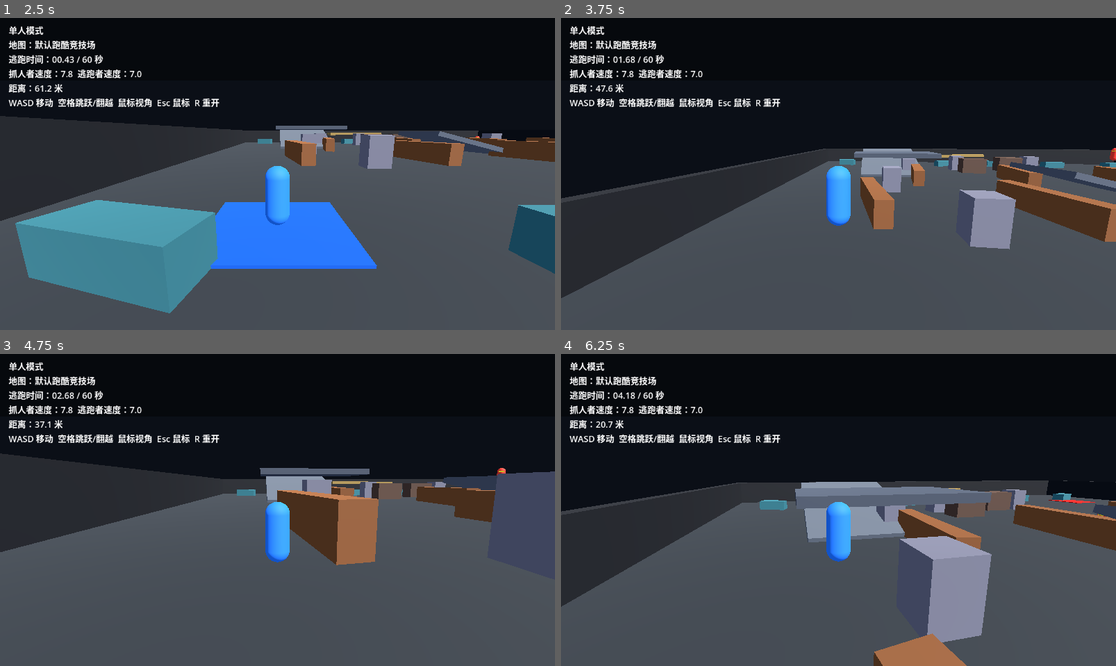
Above: before the commit, frames 1-4 (two rows, left to right).
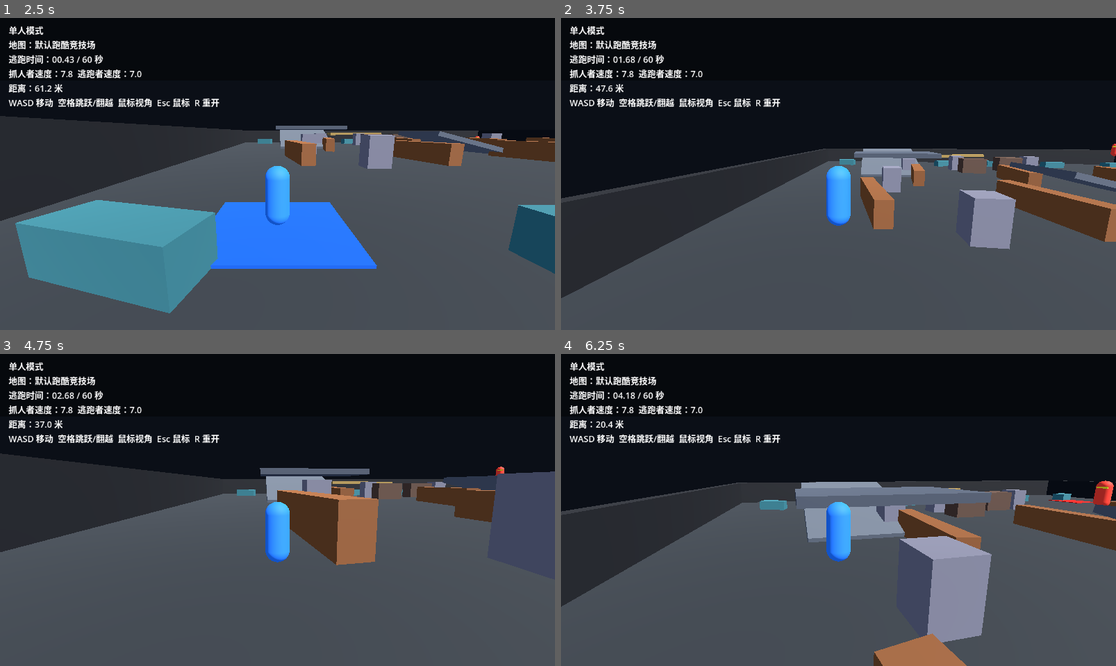
Above: after the commit, the same moments.

Repository: Kevin114514/ParkourTagGodot
Game: Godot game, scene res://scenes/main.tscn
The game is run twice, just before and just after one commit, with the same random seed, the same clock (stepped at 60 frames per second) and the same inputs.
Inputs (mouse positions are in pixels of both pictures, inside the frame that each line leads up to):
- Up to frame 1 (2.5 s): click "选择官方地图" at 0.5 s; click "使用选中地图" at 1.25 s; click "单人模式：逃跑者 VS AI 抓人者" at 2 s
- Up to frame 2 (3.75 s): tap Enter at 2.75 s; move the mouse to (866, 174) at 2.77 s; hold W (move_forward) from 2.78 s (still down); tap Space (jump) at 2.85, 3.02, 3.32, 3.6 s; move the mouse to (810, 174) at 3.52 s
- Up to frame 3 (4.75 s): keep holding W (move_forward); tap Space (jump) at 3.77, 4.07, 4.35 s; move the mouse to (288, 503) at 4.27 s
- Up to frame 4 (6.25 s): keep holding W (move_forward); move the mouse to (832, 516) at 5.02 s; tap Space (jump) at 5.1, 5.27, 5.57, 5.85, 6.02 s; move the mouse to (877, 513) at 5.77 s

Frame 1 is identical in both runs. In frame 2, less than 0.1% of the frame differs, in the area x 98-100%, y 40-46%; in frame 3, less than 0.1%; in frame 4, 0.2%, in the area x 8-100%, y 21-53%.

Commit message:
xqw kawaii

Diff:
--- a/scripts/network_actor.gd
+++ b/scripts/network_actor.gd
@@ -37,7 +37,7 @@
 	floor_snap_length = 0.45
 	if role == "tagger":
 		move_speed = 7.8
-		jump_velocity = 7.4
+		jump_velocity = 8.0
 		acceleration = 24.0
 	else:
 		move_speed = 7.0
--- a/scripts/tagger.gd
+++ b/scripts/tagger.gd
@@ -3,17 +3,15 @@
 var target: Node3D
 var chase_speed := 7.8
 var acceleration := 22.0
-var jump_velocity := 7.4
+var jump_velocity := 8.0
 var gravity := ProjectSettings.get_setting("physics/3d/default_gravity") as float
 var is_active := true
-const MAX_UPWARD_VELOCITY := 7.4
-const JUMP_COOLDOWN := 0.42
 
 var avoid_sign := 1.0
 var avoid_timer := 0.0
 var stuck_timer := 0.0
 var last_position := Vector3.ZERO
-var jump_cooldown := 0.0
+var ledge_snap_cooldown := 0.0
 var descent_dir := Vector3.ZERO
 var descent_repath_timer := 0.0
 var spawn_position := Vector3.ZERO
@@ -23,9 +21,9 @@
 	collision_layer = 4
 	collision_mask = 1
 	floor_max_angle = deg_to_rad(50.0)
-	spawn_position = global_position
 	floor_snap_length = 0.45
 	avoid_sign = 1.0 if randf() > 0.5 else -1.0
+	spawn_position = global_position
 	last_position = global_position
 	_build_body()
 
@@ -33,9 +31,7 @@
 	if global_position.y < VOID_Y:
 		_respawn()
 
-	jump_cooldown = maxf(jump_cooldown - delta, 0.0)
-	if velocity.y > MAX_UPWARD_VELOCITY:
-		velocity.y = MAX_UPWARD_VELOCITY
+	ledge_snap_cooldown = maxf(ledge_snap_cooldown - delta, 0.0)
 	if not is_active or target == null:
 		velocity.x = move_toward(velocity.x, 0.0, acceleration * delta)
 		velocity.z = move_toward(velocity.z, 0.0, acceleration * delta)
@@ -83,12 +79,13 @@
 		elif blocked or stuck_timer > 0.28 or flat_distance < 2.2:
 			if _try_climb_ledge(move_dir, vertical_gap):
 				stuck_timer = 0.0
-			elif _request_jump(jump_velocity):
-				stuck_timer = 0.0
+			elif is_on_floor():
+				velocity.y = maxf(velocity.y, jump_velocity)
 		else:
 			stuck_timer = 0.0
 	elif blocked or stuck_timer > 0.45:
-		_request_jump(jump_velocity)
+		if is_on_floor():
+			velocity.y = jump_velocity
 		var side := Vector3(-move_dir.z, 0.0, move_dir.x) * avoid_sign
 		if side.length_squared() < 0.01:
 			side = Vector3(avoid_sign, 0.0, 0.0)
@@ -97,8 +94,6 @@
 		stuck_timer = 0.0
 
 	_apply_gravity(delta)
-	if velocity.y > MAX_UPWARD_VELOCITY:
-		velocity.y = MAX_UPWARD_VELOCITY
 	velocity.x = move_toward(velocity.x, move_dir.x * chase_speed, acceleration * delta)
 	velocity.z = move_toward(velocity.z, move_dir.z * chase_speed, acceleration * delta)
 
@@ -111,7 +106,6 @@
 	global_position = spawn_position
 	velocity = Vector3.ZERO
 	stuck_timer = 0.0
-	jump_cooldown = 0.0
 	descent_dir = Vector3.ZERO
 	descent_repath_timer = 0.0
 	last_position = global_position
@@ -204,20 +198,13 @@
 		away = global_transform.basis.z
 	return away.normalized()
 
-func _request_jump(strength: float) -> bool:
-	if not is_on_floor() or jump_cooldown > 0.0:
-		return false
-	velocity.y = clampf(maxf(velocity.y, strength), 0.0, MAX_UPWARD_VELOCITY)
-	jump_cooldown = JUMP_COOLDOWN
-	return true
-
 func _try_climb_ledge(dir: Vector3, vertical_gap: float) -> bool:
-	if dir.length_squared() < 0.01 or not is_on_floor() or jump_cooldown > 0.0:
+	if dir.length_squared() < 0.01:
 		return false
 
 	dir = dir.normalized()
 	var space := get_world_3d().direct_space_state
-	var highest_allowed: float = target.global_position.y + 0.45
+	var highest_allowed: float = target.global_position.y + 0.55
 	var probe_distances := PackedFloat32Array([0.65, 1.05, 1.45, 1.85, 2.25])
 	for probe_distance in probe_distances:
 		var ray_xz: Vector3 = global_position + dir * probe_distance
@@ -233,13 +220,17 @@
 		var hit_position: Vector3 = hit["position"]
 		var hit_normal: Vector3 = hit["normal"]
 		var height_delta: float = hit_position.y - global_position.y
-		if hit_normal.y < 0.72 or height_delta < 0.35 or height_delta > 1.85 or hit_position.y > highest_allowed:
+		if hit_normal.y < 0.65 or height_delta < 0.35 or hit_position.y > highest_allowed:
 			continue
 
-		if not _request_jump(jump_velocity):
-			return false
-		velocity.x = dir.x * chase_speed * 1.03
-		velocity.z = dir.z * chase_speed * 1.03
+		velocity.y = maxf(velocity.y, jump_velocity + clampf(height_delta * 0.9, 0.2, 1.8))
+		velocity.x = dir.x * chase_speed * 1.08
+		velocity.z = dir.z * chase_speed * 1.08
+
+		var horizontal_delta: float = Vector2(hit_position.x - global_position.x, hit_position.z - global_position.z).length()
+		if ledge_snap_cooldown <= 0.0 and horizontal_delta < 0.85 and height_delta < 2.7:
+			global_position.y = maxf(global_position.y, hit_position.y + 0.08)
+			ledge_snap_cooldown = 0.22
 		return true
 
 	return false
